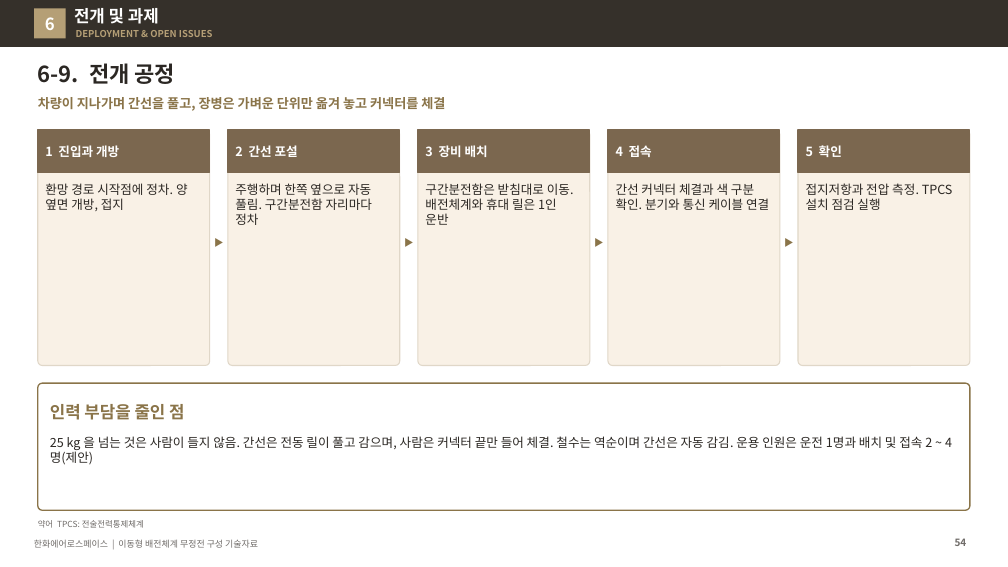
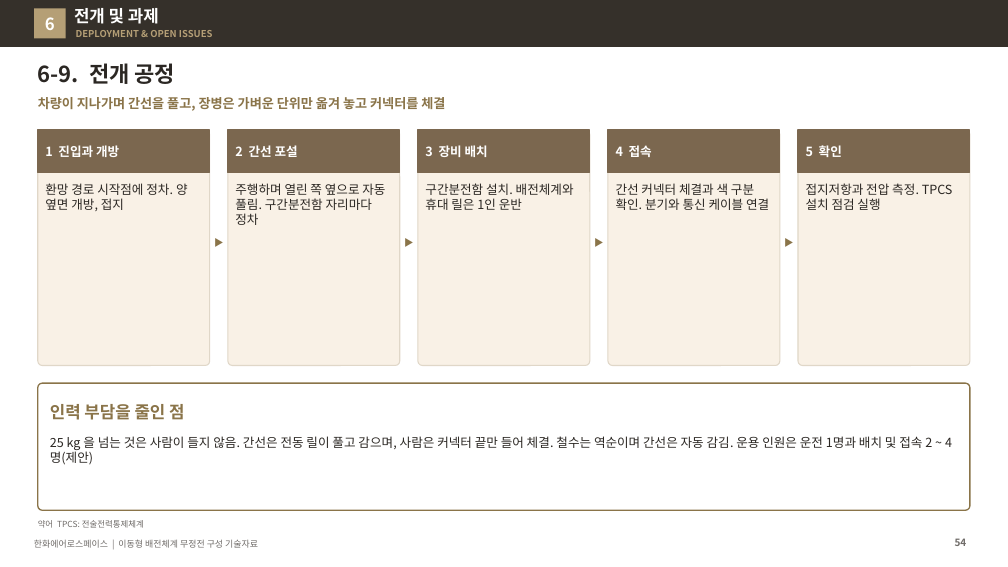
Before and after one commit to byunjd112-hue/headroom, a slide deck: slide 54 of mobile_ems/docs/out/IFPS_이동형배전체계_무정전구성_기술자료_Rev72.pptx. Drawn at 1008x567 pixels with LibreOffice and Linux fonts; fonts in the diff are those of the drawing. Boxes give left, top, right and bottom in pixels: in the first picture for what was removed or moved away, otherwise in the second. Text is boxed around its words. In the diff, an @@ line names an element or a change of style, - is before the commit and + after.

```diff
--- a/mobile_ems/docs/out/IFPS_이동형배전체계_무정전구성_기술자료_Rev72.pptx
+++ b/mobile_ems/docs/out/IFPS_이동형배전체계_무정전구성_기술자료_Rev72.pptx
@@ text at (235, 183, 385, 225): text changed @@
-주행하며 한쪽 옆으로 자동 풀림. 구간분전함 자리마다 정차
+주행하며 열린 쪽 옆으로 자동 풀림. 구간분전함 자리마다 정차
@@ text at (425, 183, 574, 210): text changed @@
-구간분전함은 받침대로 이동. 배전체계와 휴대 릴은 1인 운반
+구간분전함 설치. 배전체계와 휴대 릴은 1인 운반
```
Also in this commit, not shown: 3 other slides changed, 6 other files.
